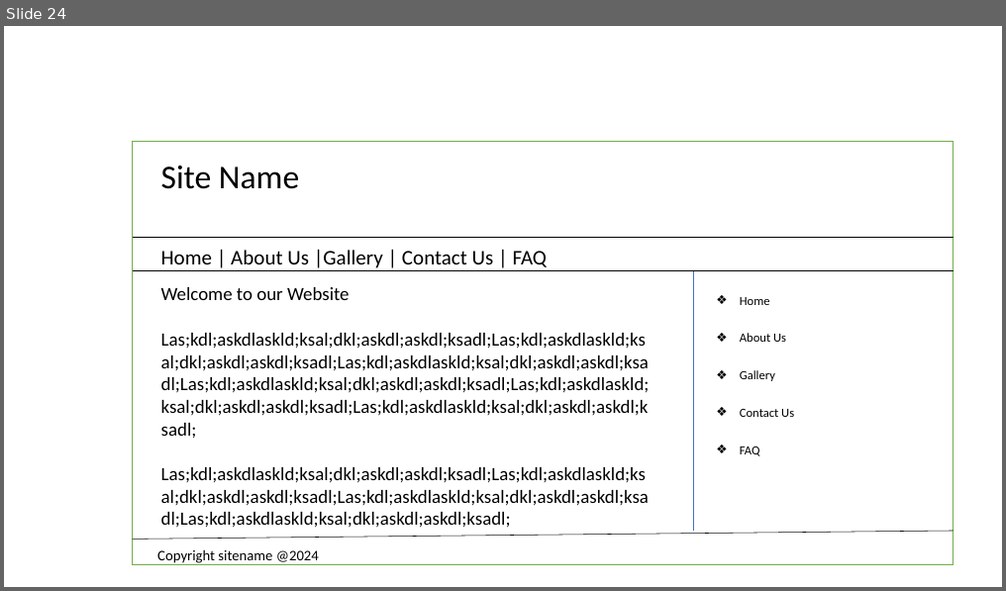
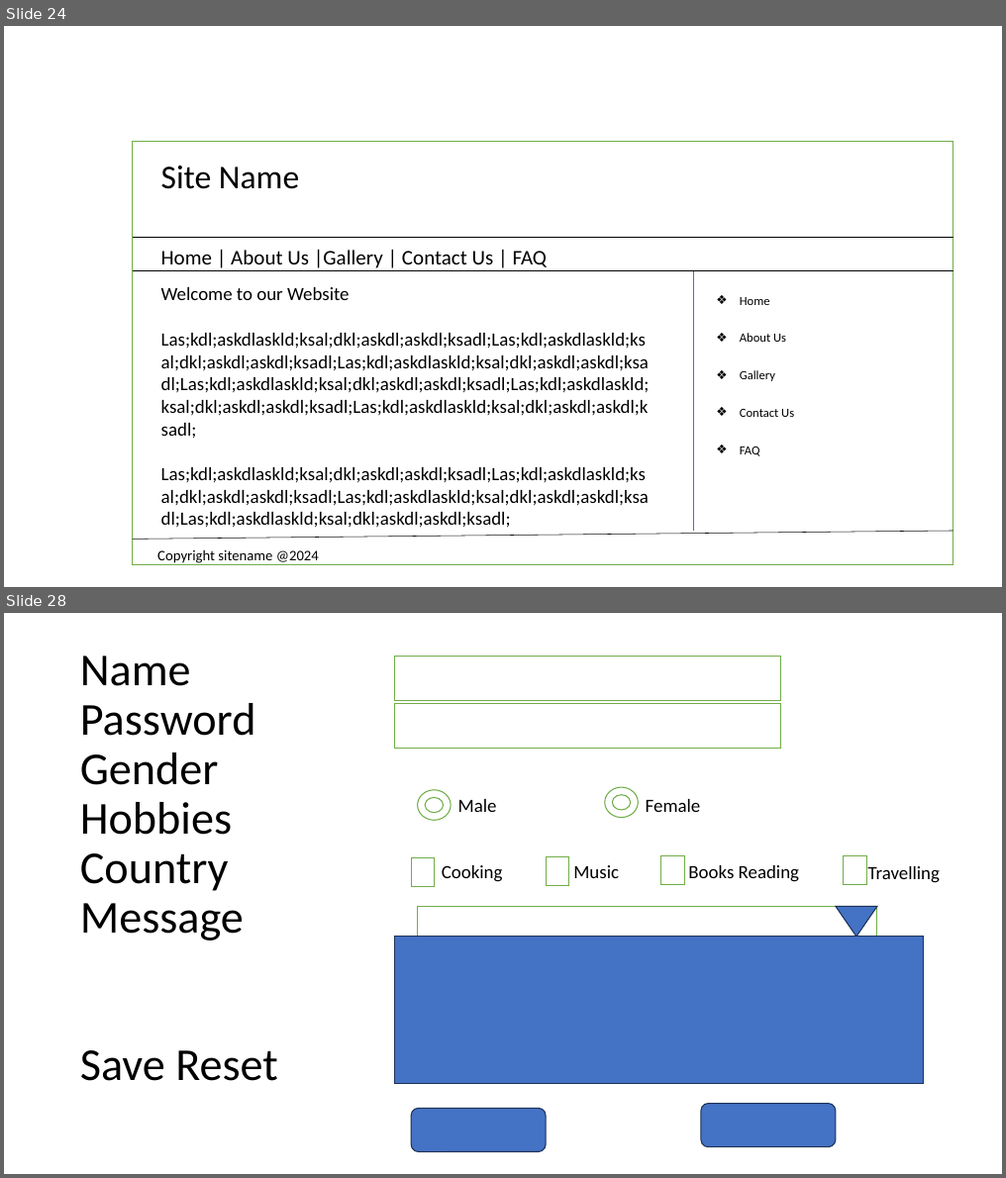
Before and after one commit to PiyushChaturvedii/Batch05, a slide deck: HTML.pptx. Shown one above the other, each under a label of ours: slide 24 before the commit, slides 24 and 28 after it; the slides between them are not shown. The pictures are 1006x591 and 1006x1178 pixels, drawn with LibreOffice and Linux fonts; fonts in the diff are those of the drawing. Boxes give left, top, right and bottom in pixels: in the first picture for what was removed or moved away, otherwise in the second. Text is boxed around its words. In the diff, an @@ line names an element or a change of style, - is before the commit and + after.

```diff
--- a/HTML.pptx
+++ b/HTML.pptx
@@ slide 28 added at [4, 613, 1002, 1174], background #FFFFFF @@
@@ title added at [80, 656, 278, 1081], 44 pt, text #000000 @@
+Name
+Password
+Gender
+Hobbies
+Country
+Message
+Save Reset
@@ rectangle added at [395, 656, 781, 700], fill #FFFFFF, outline #70AD47 1 pt @@
@@ rectangle added at [395, 703, 781, 749], fill #FFFFFF, outline #70AD47 1 pt @@
@@ donut added at [417, 790, 450, 820], fill #FFFFFF, outline #70AD47 1 pt @@
@@ donut added at [605, 787, 638, 817], fill #FFFFFF, outline #70AD47 1 pt @@
@@ text added at [458, 799, 497, 812], 18 pt, text #000000 @@
+Male
@@ text added at [646, 799, 701, 812], 18 pt, text #000000 @@
+Female
@@ rectangle added at [411, 858, 435, 887], fill #FFFFFF, outline #70AD47 1 pt @@
@@ text added at [442, 865, 503, 882], 18 pt, text #000000 @@
+Cooking
@@ rectangle added at [546, 858, 569, 887], fill #FFFFFF, outline #70AD47 1 pt @@
@@ text added at [573, 865, 619, 878], 18 pt, text #000000 @@
+Music
@@ rectangle added at [661, 857, 684, 885], fill #FFFFFF, outline #70AD47 1 pt @@
@@ text added at [688, 865, 799, 882], 18 pt, text #000000 @@
+Books Reading
@@ rectangle added at [844, 857, 866, 885], fill #FFFFFF, outline #70AD47 1 pt @@
@@ text added at [868, 866, 940, 883], 18 pt, text #000000 @@
+Travelling
@@ rectangle added at [417, 906, 877, 937], fill #FFFFFF, outline #70AD47 1 pt @@
@@ triangle added at [836, 906, 877, 937], fill #4472C4, outline #1E3256 1 pt @@
@@ rectangle added at [395, 937, 924, 1084], fill #4472C4, outline #1E3256 1 pt @@
@@ rounded rectangle added at [411, 1109, 546, 1152], fill #4472C4, outline #1E3256 1 pt @@
@@ rounded rectangle added at [701, 1103, 836, 1147], fill #4472C4, outline #1E3256 1 pt @@
```
Also in this commit, not shown: 3 other slides added, 9 other files.
